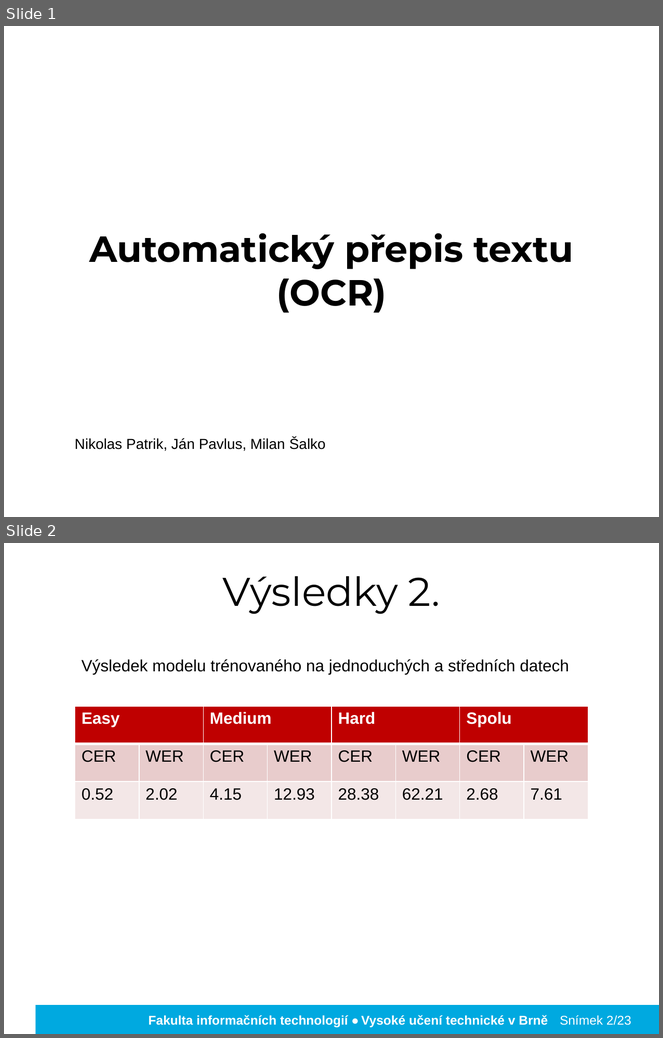
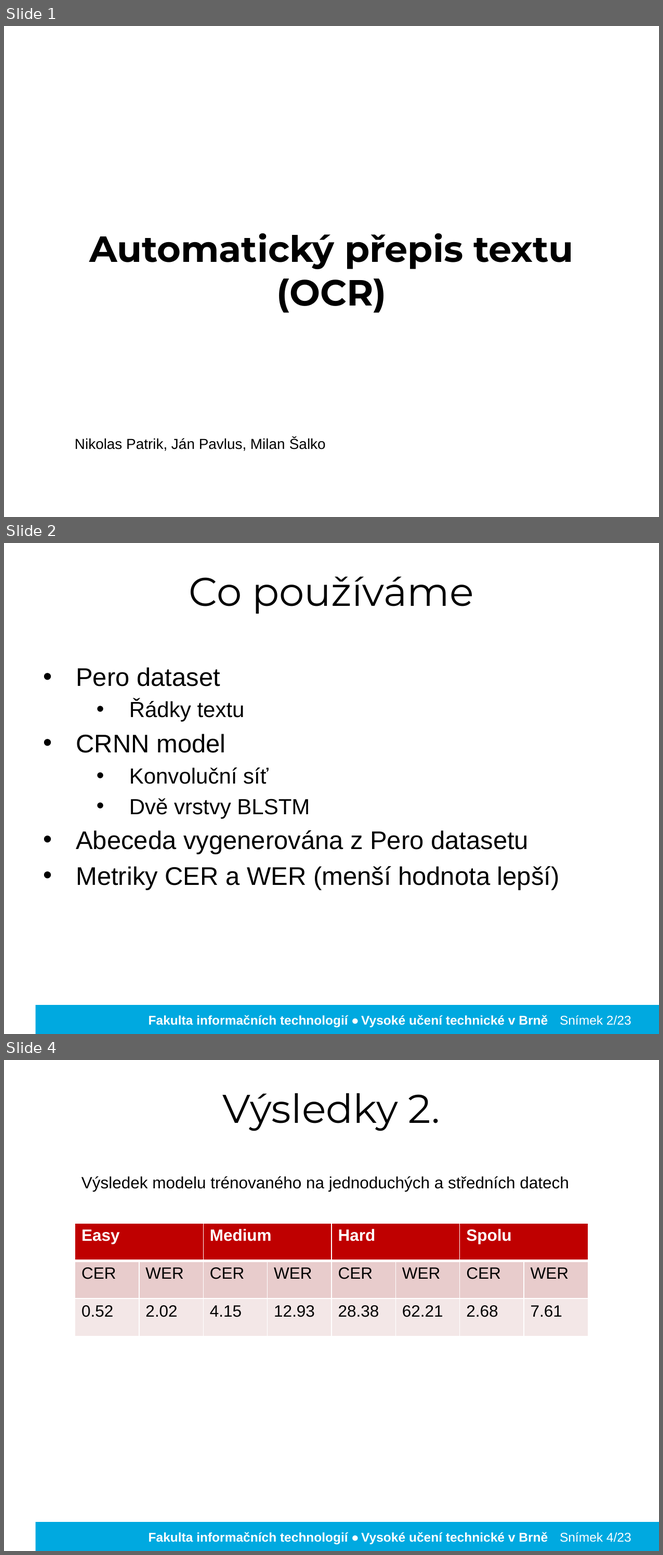
Before and after one commit to spacekcraft/POVa, a slide deck: docs/ObhajobaZS.pptx. Shown one above the other, each under a label of ours: slides 1 and 2 before the commit, slides 1, 2 and 4 after it; the slides between them are not shown. The pictures are 663x1038 and 663x1555 pixels, drawn with LibreOffice and Linux fonts; fonts in the diff are those of the drawing; background and template pictures are left out. Boxes give left, top, right and bottom in pixels: in the first picture for what was removed or moved away, otherwise in the second. Text is boxed around its words. In the diff, an @@ line names an element or a change of style, - is before the commit and + after.

```diff
--- a/docs/ObhajobaZS.pptx
+++ b/docs/ObhajobaZS.pptx
@@ slide 2 added at [4,543,659,1034], background picture (left out); not listed: 3 template elements that a slide beside it also shows @@
@@ title added at [189,576,474,614], 44 pt, text #000000 @@
+Co používáme
@@ text added at [76,667,560,890], 28 pt, text #000000 @@
+• Pero dataset
+  • Řádky textu
+• CRNN model
+  • Konvoluční síť
+  • Dvě vrstvy BLSTM
+• Abeceda vygenerována z Pero datasetu
+• Metriky CER a WER (menší hodnota lepší)
@@ what was slide 2 is now slide 4 @@
@@ page number at [560,1533,632,1543]: text changed @@
-Snímek 2/23
+Snímek 4/23
```
Also in this commit, not shown: 1 other slide added.
